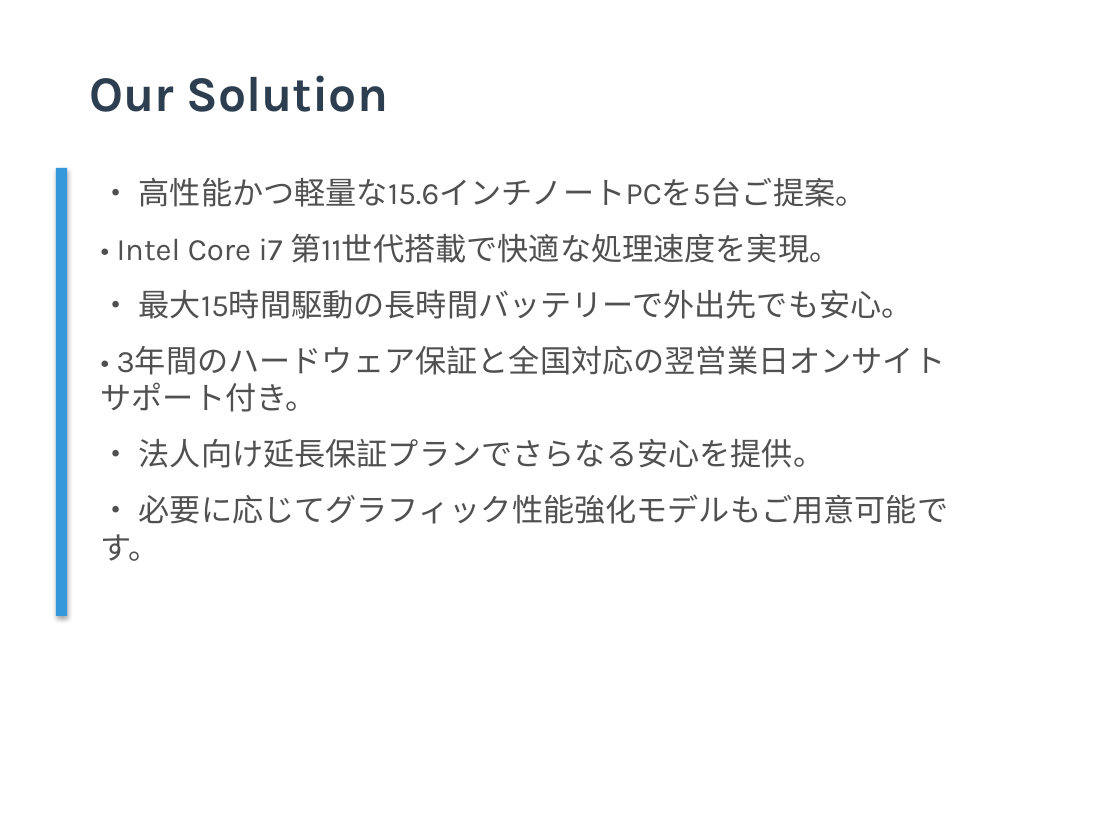
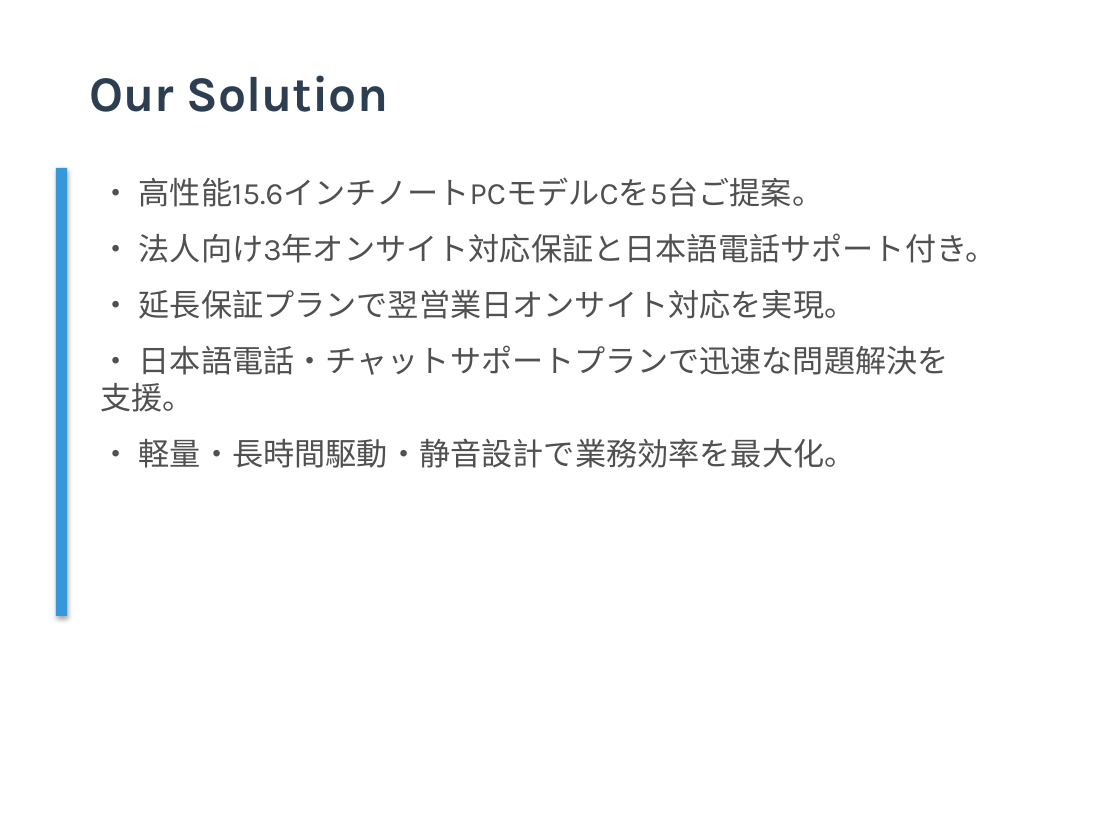
Before and after one commit to TejasGupta-27/b2b-sales-backend, a slide deck: slide 3 of Data/pitch_decks/pitch_deck_001.pptx. Drawn at 1120x840 pixels with LibreOffice and Linux fonts; fonts in the diff are those of the drawing. Boxes give left, top, right and bottom in pixels: in the first picture for what was removed or moved away, otherwise in the second. Text is boxed around its words. In the diff, an @@ line names an element or a change of style, - is before the commit and + after.

```diff
--- a/Data/pitch_decks/pitch_deck_001.pptx
+++ b/Data/pitch_decks/pitch_deck_001.pptx
@@ text at (x1=101, y1=177, x2=997, y2=468): text changed @@
-• 高性能かつ軽量な15.6インチノートPCを5台ご提案。
-• Intel Core i7 第11世代搭載で快適な処理速度を実現。
-• 最大15時間駆動の長時間バッテリーで外出先でも安心。
-• 3年間のハードウェア保証と全国対応の翌営業日オンサイトサポート付き。
-• 法人向け延長保証プランでさらなる安心を提供。
-• 必要に応じてグラフィック性能強化モデルもご用意可能です。
+• 高性能15.6インチノートPCモデルCを5台ご提案。
+• 法人向け3年オンサイト対応保証と日本語電話サポート付き。
+• 延長保証プランで翌営業日オンサイト対応を実現。
+• 日本語電話・チャットサポートプランで迅速な問題解決を支援。
+• 軽量・長時間駆動・静音設計で業務効率を最大化。
```
Also in this commit, not shown: 8 other slides changed, 5 other files.
